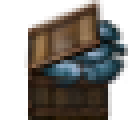
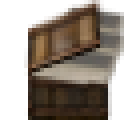
Comparing the layer stacks of the two 128px x 128px images. Changes:
painted on "wooden-chest.png-Kopie" over [28, 72, 112, 96]
renamed "iron-ore.png" to "invar-plate.png", painted on it over [32, 4, 128, 88]
